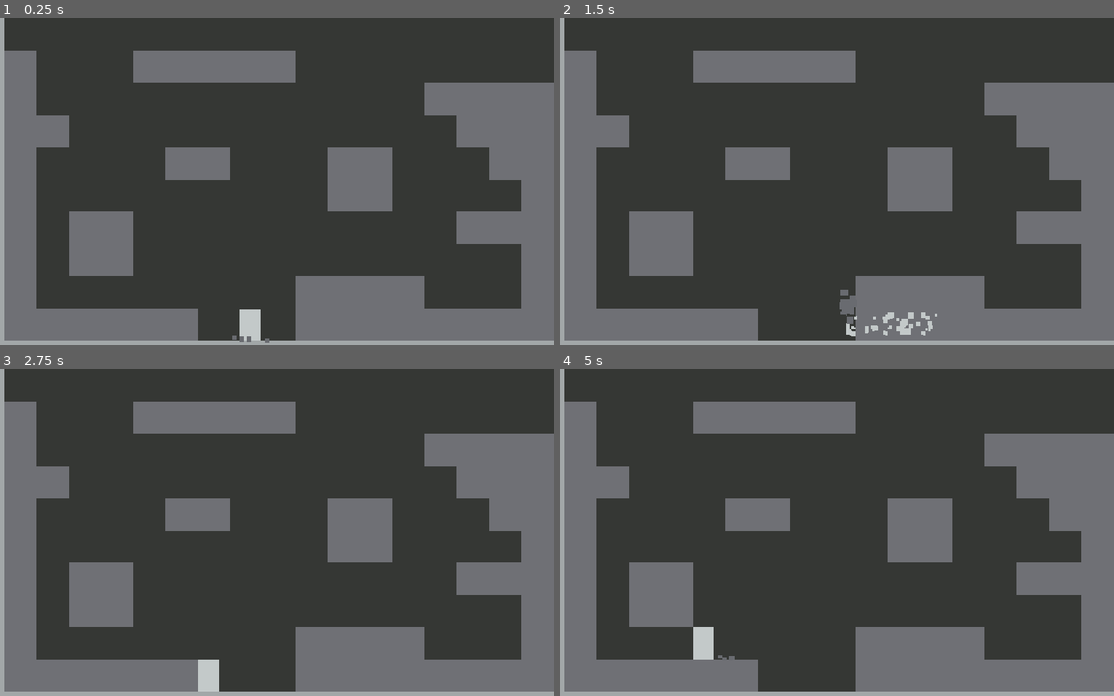
Above: before the commit, frames 1-4 (two rows, left to right).
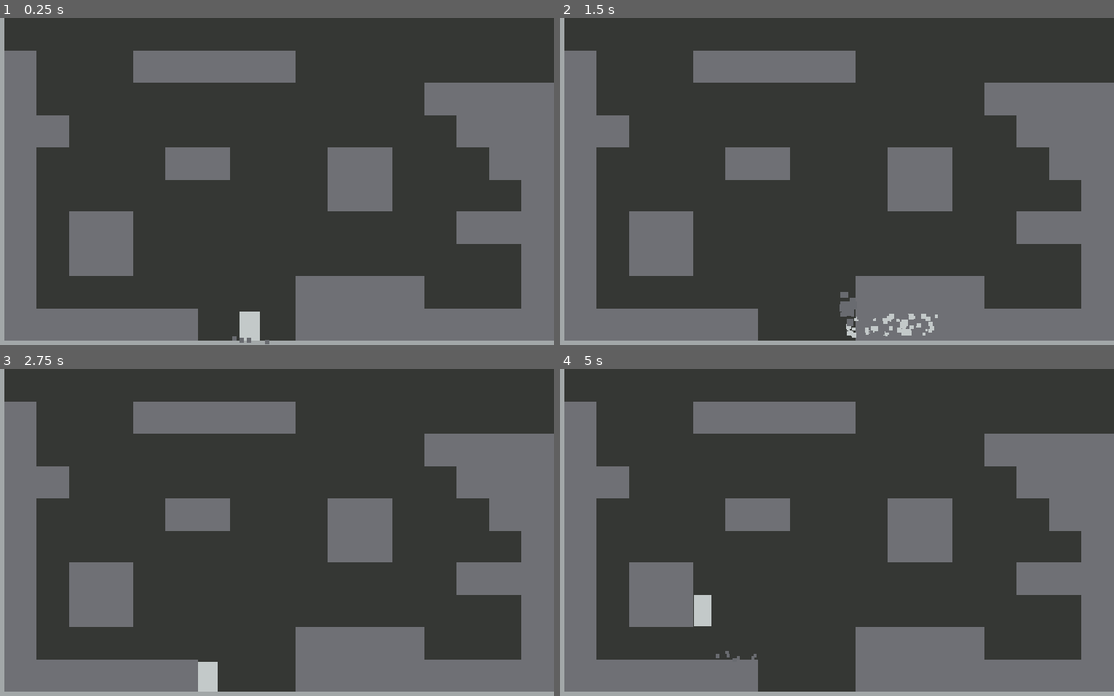
Above: after the commit, the same moments.

Repository: harperstoeckle/mole_game
Game: Godot game, scene res://scenes/main.tscn
Same seed, same stepped clock (60 frames per second), same inputs: the game is played once before the commit and once after it.
Inputs:
- Up to frame 1 (0.25 s): no input
- Up to frame 2 (1.5 s): hold Space (jump) 0.53-1.28 s; hold D (right) from 0.53 s (still down); tap Right (dash) at 1.35 s
- Up to frame 3 (2.75 s): tap Space (jump) at 1.52, 1.55, 1.82 s; release D (right) at 2.03 s; hold A (left) from 2.03 s (still down); hold Space (jump) from 2.03 s (still down)
- Up to frame 4 (5 s): tap Enter at 2.75 s; release A (left) at 2.78 s; release Space (jump) at 2.78 s; hold D (right) 2.78-4.28 s; tap Right (dash) at 2.85, 4.35 s; tap Space (jump) at 3.02, 3.05, 3.32, 4.52, 4.55, 4.82 s; hold Space (jump) 3.53-4.28 s; hold A (left) from 4.28 s (still down)

The runs differ from the first frame. In frame 1, less than 0.1% of the frame differs, in the area x 41-49%, y 89-100%; in frame 2, 0.2%; in frame 3, less than 0.1%; in frame 4, 0.7%, in the area x 24-36%, y 69-89%.

Commit message:
Make the player a single tile tall

Diff:
--- a/scenes/player.tscn
+++ b/scenes/player.tscn
@@ -11,7 +11,7 @@
 point_count = 3
 
 [sub_resource type="RectangleShape2D" id="RectangleShape2D_u8vuu"]
-size = Vector2(40, 64)
+size = Vector2(38, 60)
 
 [sub_resource type="CircleShape2D" id="CircleShape2D_dqkch"]
 radius = 12.369317
@@ -206,11 +206,12 @@
 scale_curve = SubResource("CurveTexture_qlg0r")
 
 [sub_resource type="RectangleShape2D" id="RectangleShape2D_dqkch"]
-size = Vector2(44, 69)
+size = Vector2(40, 62)
 
 [node name="Player" type="CharacterBody2D" unique_id=1467826575]
 collision_layer = 0
 script = ExtResource("1_3vyb7")
+allow_double_jump = false
 fall_accel_curve = SubResource("Curve_3vyb7")
 fall_accel = 6000.0
 jump_speed = 600.0
@@ -231,10 +232,10 @@
 shape = SubResource("CircleShape2D_dqkch")
 
 [node name="ColorRect" type="ColorRect" parent="." unique_id=1982897312]
-offset_left = -20.0
-offset_top = -32.0
-offset_right = 20.0
-offset_bottom = 32.0
+offset_left = -19.0
+offset_top = -30.0
+offset_right = 19.0
+offset_bottom = 30.0
 pivot_offset_ratio = Vector2(0.5, 0.5)
 color = Color(0.7647059, 0.7882353, 0.7882353, 1)
 
@@ -268,9 +269,9 @@
 [node name="LeaveGroundDetectionArea" type="Area2D" parent="." unique_id=1440173658]
 collision_layer = 4
 collision_mask = 4
+metadata/_edit_group_ = true
 
 [node name="CollisionShape2D" type="CollisionShape2D" parent="LeaveGroundDetectionArea" unique_id=1119500010]
-position = Vector2(0, -0.5)
 shape = SubResource("RectangleShape2D_dqkch")
 
 [connection signal="timeout" from="JumpHoldTimer" to="." method="stop_holding_jump"]
